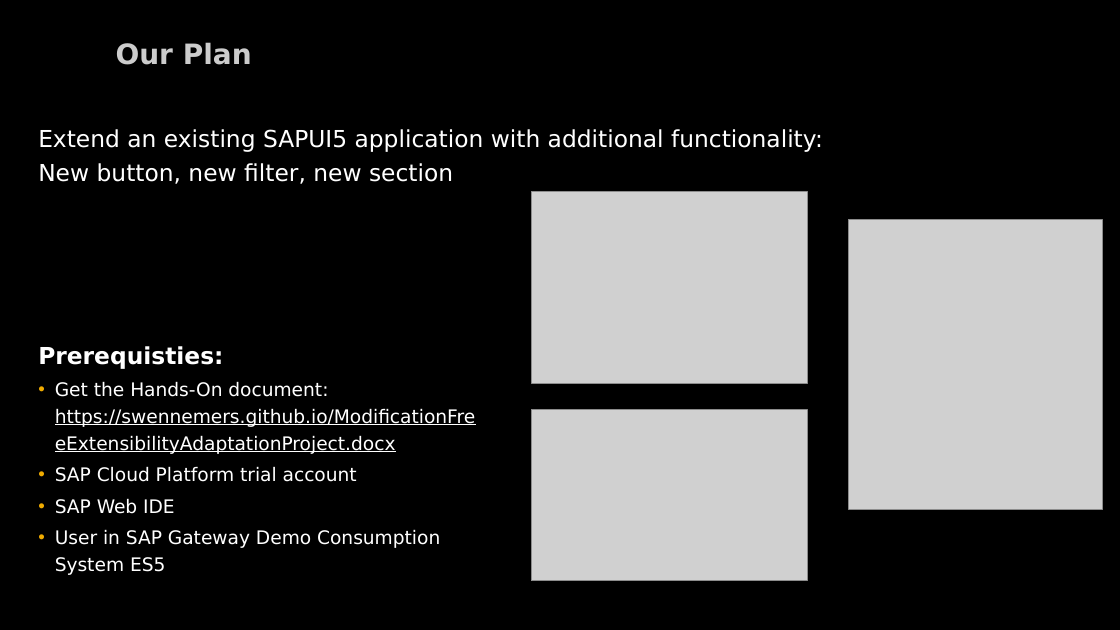
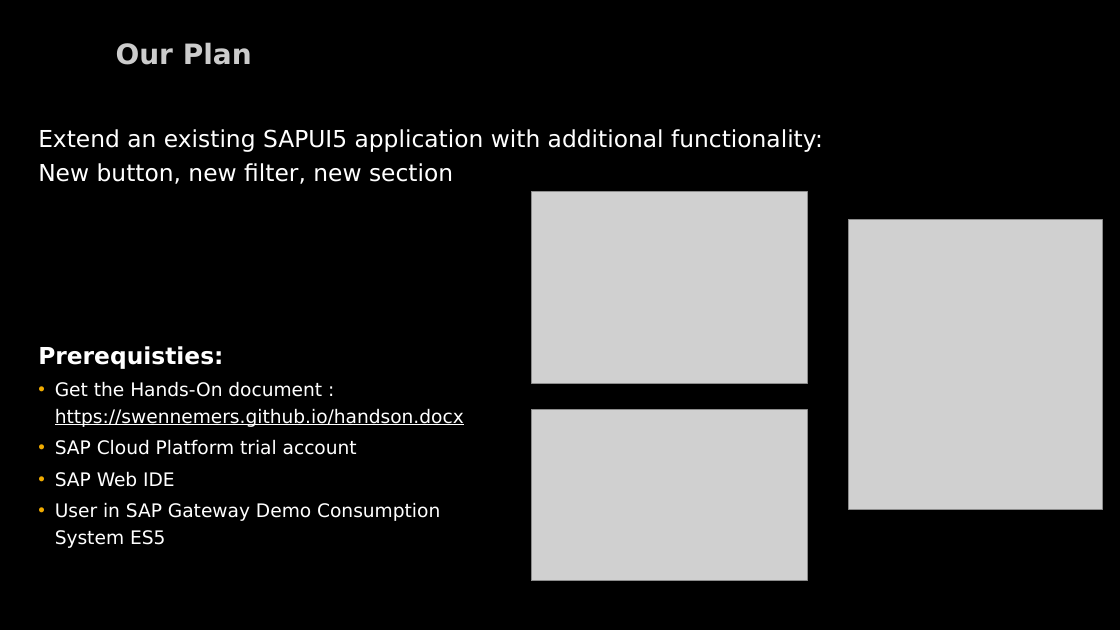
Before and after one commit to swennemers/swennemers.github.io, a slide deck: slide 2 of ModificationFreeExtensibilityAdaptationProject.pptx. Drawn at 1120x630 pixels with LibreOffice and Linux fonts; fonts in the diff are those of the drawing; grey boxes stand for pictures; background and template pictures are left out. Boxes give left, top, right and bottom in pixels: in the first picture for what was removed or moved away, otherwise in the second. Text is boxed around its words. In the diff, an @@ line names an element or a change of style, - is before the commit and + after.

Commit message:
renamed hands-on document to be shorter

```diff
--- a/ModificationFreeExtensibilityAdaptationProject.pptx
+++ b/ModificationFreeExtensibilityAdaptationProject.pptx
@@ text at box(55, 381, 464, 427): text changed @@
-    • Get the Hands-On document: https://swennemers.github.io/ModificationFreeExtensibilityAdaptationProject.docx
+    • Get the Hands-On document : https://swennemers.github.io/handson.docx
```
Also in this commit, not shown: 2 other files.
